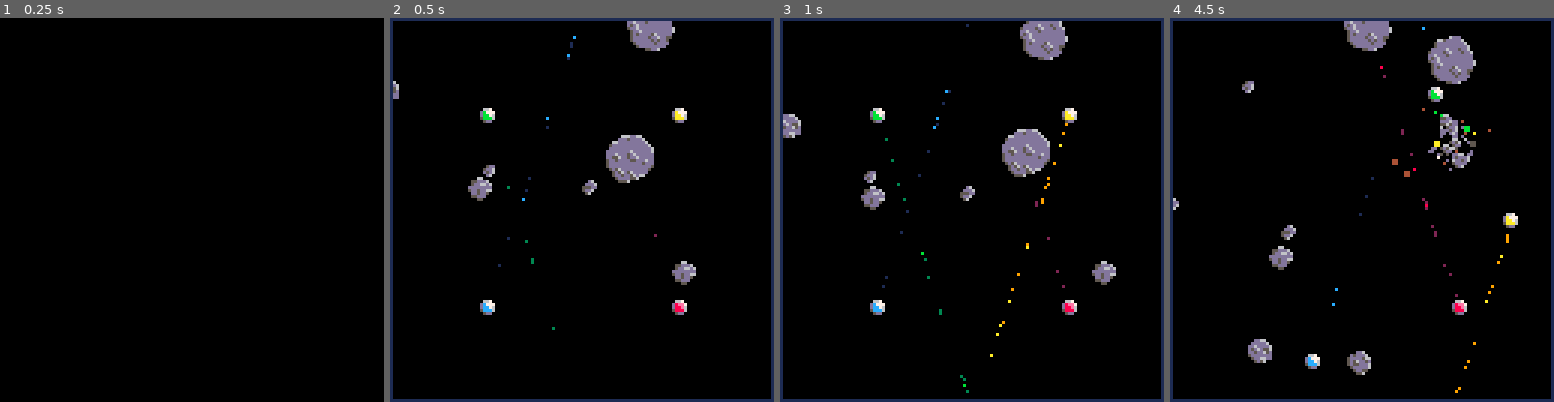
Above: before the commit, frames 1-4 (left to right).
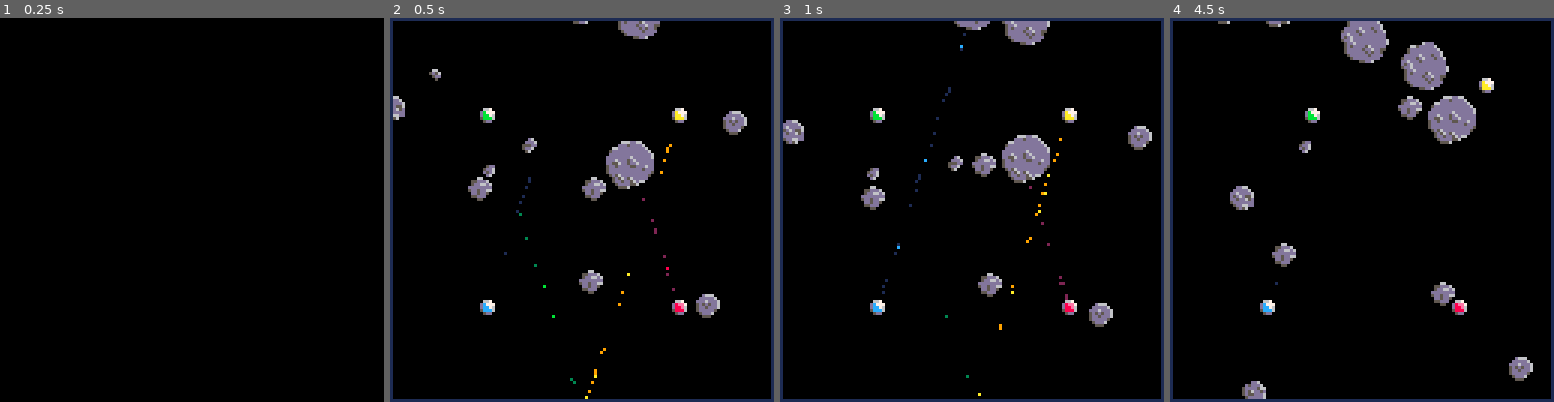
Above: after the commit, the same moments.

Repository: Ramito/PICO-8-Projects
Game: PICO-8 cartridge laserduel.p8
Same seed, same stepped clock (60 frames per second), same inputs: the game is played once before the commit and once after it.
Inputs:
- Up to frame 1 (0.25 s): no input
- Up to frame 2 (0.5 s): tap X (X key) at 0.33 s
- Up to frame 3 (1 s): tap O (Z key) at 0.7 s
- Up to frame 4 (4.5 s): tap X (X key) at 1.07, 1.85, 2.97, 4.08 s; hold Right 1.6-2.1 s; tap O (Z key) every 0.4 s from 1.7 to 4.1 s; hold Up 2.15-2.42 s; hold Right 2.47-3.03 s; hold Left 3.08-3.58 s; hold Down 3.63-3.97 s; hold Right from 4.02 s (still down)

Frame 1 is identical in both runs. In frame 2, 3.6% of the frame differs, in the area x 0-93%, y 0-100%; in frame 3, 4.6%; in frame 4, 7.8%, in the area x 0-95%, y 0-100%.

Commit message:
Explosions now interact with al objects
Also: Improved asteroid spawn logic

Diff:
--- a/laserduel.p8
+++ b/laserduel.p8
@@ -43,6 +43,7 @@
 	hash_colliders(live_ufos)
 	hash_colliders(asteroids)
 	resolve_hash_collisions()
+	resolve_expl_vs_colliders()
 	spawn_random_ast(time())
 --lasers
 	foreach(lasers,update_laser)
@@ -64,11 +65,11 @@
 -->8
 --ufo factory
 
+local ufo_drag=-0.0225
 function setup_ufos()
 --constants
  local attributes = {}
 	attributes.acc=0.0175
-	attributes.drag=-0.0225
 	attributes.radius=2.5
 	ufos.attributes=attributes
 end
@@ -84,6 +85,7 @@
 	ufo.vel=make_vec2(0,0)
 	--hit callback
 	ufo.on_hit=on_ufo_hit
+	ufo.on_exp=on_exp_hit_ufo
 	--position is set on spawn!
 	--spawn in world
 	spawn_ufo(ufo.index,x,y,aim)
@@ -103,12 +105,10 @@
 -->8
 --ufo sim
 
-function on_ufo_hit(ufo,hit)
-	local kill_prob=0.2*hit.angle*hit.angle
-	if (kill_prob<(rnd(0.5)+rnd(0.5))) return
+function destroy_ufo(ufo)
 	despawn_ufo(ufo.index)
 	--note we pass ufo position. could cause issues if explosions moved
-	make_exp(ufo.pos,ufo.index)
+	make_exp(ufo.pos,ufo.vel,ufo.index)
 	local radius=get_radius(ufo)
 	local particles=85
 	local p_i=flr(rnd(#random_arg_vec2-particles))
@@ -121,13 +121,40 @@
 	ufo_respawn_queue[ufo.index]=600
 end
 
-function on_asteroid_hit(ast,hit)
-	local kill_prob=0.45*hit.angle*hit.angle
+function on_ufo_hit(ufo,hit)
+	local kill_prob=0.2*hit.angle*hit.angle
 	if (kill_prob<(rnd(0.5)+rnd(0.5))) return
+	destroy_ufo(ufo)
+end
+
+local exp_impact_prop=0.5
+local exp_vs_col_str=0.325
+function explosion_vs_collider(exp,col)
+	local diff=get_cached_vec2(1):set(col.pos):sub(exp.pos)
+	local dist_sq=diff:dot(diff)
+	local exp_rad=exp.radius
+	local col_rad=get_radius(col)
+	local rad_sum=exp_rad+col_rad
+	if dist_sq<=rad_sum*rad_sum then
+		local push=exp_vs_col_str*explode_strength(exp)
+		diff:scale(push/(sqrt(dist_sq)*col_rad*col_rad*col_rad))
+		col.vel:add(diff)
+		local hit_dist=exp_impact_prop*exp_rad+col_rad
+		if (col.on_exp and dist_sq<=hit_dist*hit_dist and 0.1>rnd(1)) col:on_exp(exp)
+	end
+end
+
+function on_exp_hit_ufo(ufo,exp)
+	destroy_ufo(ufo)
+end
+
+function on_exp_hit_asteroid(ast,exp)
+	destroy_asteroid(ast,-1)
+end
+
+function destroy_asteroid(ast, spark_index)
 	del(asteroids,ast)
-
 	local ast_rad=get_radius(ast)
-
 	local smaller = ast
 	local smaller_rad=0
 	local rad_accum=0
@@ -161,6 +187,7 @@
 		vel:add(ast.vel)
 		make_asteroid_particle(pos,vel,1,90+rnd(1500))
 	end
+	if (spark_index<1) return
 	local sparks=flr(0.22*total_area) + flr(rnd(2))
 	p_i=flr(rnd(#random_arg_vec2-sparks))
 	v_i=flr(rnd(#random_arg_vec2-sparks))
@@ -172,9 +199,15 @@
 		local vel=get_cached_vec2(2):set(random_arg_vec2[v_i+i]):scale(rnd(1.5))
 		vel:add(ast.vel)
 		local palette=5
-		if (i>=0.9*sparks) palette=hit.index
+		if (i>=0.9*sparks) palette=spark_index
 		make_spark_particle(pos,vel,palette)
 	end
+end
+
+function on_asteroid_hit(ast,hit)
+	local kill_prob=0.45*hit.angle*hit.angle
+	if (kill_prob<(rnd(0.5)+rnd(0.5))) return
+	destroy_asteroid(ast, hit.index)
 end
 
 local _vec2_cache={}
@@ -191,7 +224,7 @@
 
 function integrate(ufo)
 	local sq_vel=ufo.vel:dot(ufo.vel)
-	ufo.vel:scale(1+sqrt(sq_vel)*ufo.attributes.drag)
+	ufo.vel:scale(1+sqrt(sq_vel)*ufo_drag)
 	ufo.pos:add(ufo.vel)
 end
 
@@ -367,6 +400,20 @@
 		end
 	end
 end
+
+function resolve_expl_vs_colliders()
+	for id,ecell in pairs(exp_sp_hash) do
+		ccell=col_sp_hash[id]
+		if (ccell) then
+			for i=1,#ecell do
+				local ei=ecell[i]
+				for j=1,#ccell do
+					explosion_vs_collider(exp_hash_id[ei],col_hash_id[ccell[j]])
+				end
+			end
+		end
+	end
+end
 -->8
 --ufo render & explosions
 
@@ -378,9 +425,10 @@
 
 explosions={}
 
-function make_exp(pos,palette)
+function make_exp(pos,vel,palette)
 	local expl={}
 	expl.pos=pos
+	expl.vel=vel
 	expl.radius=0
 	expl.max_radius=50
 	expl.strength=0.0025
@@ -399,6 +447,7 @@
 function update_explosion(expl)
 	local growth=explode_strength(expl)
 	if (growth<=0.25) del(explosions,expl) return
+	integrate(expl)
 	expl.radius+=growth
 end
 
@@ -779,6 +828,7 @@
 	ast.vel=arg_vec2(rnd(1)):scale(0.1)
 	ast.attributes=ast_prot_map[prot_ind]
 	ast.on_hit=on_asteroid_hit
+	ast.on_exp=on_exp_hit_asteroid
 	add(asteroids,ast)
 	return ast
 end
@@ -791,9 +841,10 @@
 	end
 end
 
+local random_detail=16
 local ast_offset=12
 function spawn_random_ast(time)
-	if (time%0.25!=0 or rnd(1)>=0.3) return
+	if (time%0.125!=0 or rnd(1)>=0.375) return
 	local side=rnd(1)
 	local loc=-ast_offset+(128+2*ast_offset)*rnd(1)
 	local pos=get_cached_vec2(1)
@@ -813,7 +864,11 @@
 	end
 	axis+=(rnd(0.5)-0.25)
 	local vel=get_cached_vec2(2)
-	vel:set_arg(axis):scale(4.0+(rnd(0.25)+rnd(0.25)+rnd(0.25)+rnd(0.25))*5.5)
+	local dieroll=0
+	for i=1,random_detail do
+		dieroll+=rnd(1/random_detail)
+	end
+	vel:set_arg(axis):scale(9.5*dieroll)
 	local ast=create_asteroid(pos.x,pos.y)
 	local radius=get_radius(ast)
 	ast.vel:set(vel):scale(1.0/(radius*radius))
